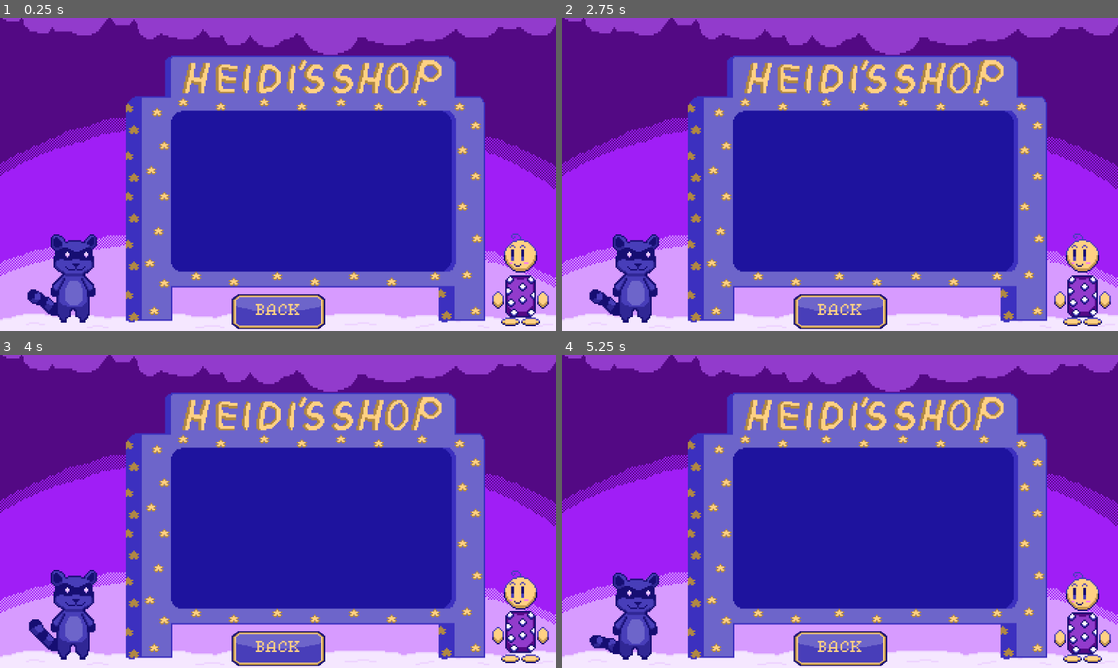
Above: before the commit, frames 1-4 (two rows, left to right).
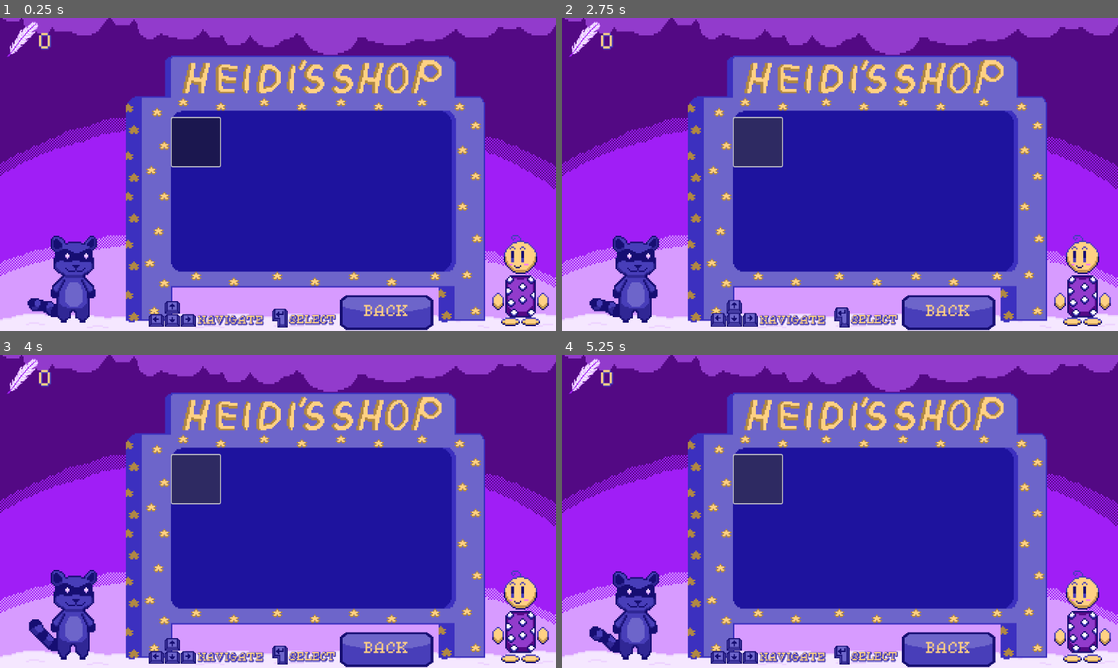
Above: after the commit, the same moments.

Repository: jacio-m/DreamRunner
Game: Godot game, scene res://HUD/shop.tscn
Same seed, same stepped clock (60 frames per second), same inputs: the game is played once before the commit and once after it. This scene is started directly instead of the project's main scene. Sound files missing from this copy of the repository are replaced by a short silence.
Inputs (mouse positions are in pixels of both pictures, inside the frame that each line leads up to):
- Up to frame 1 (0.25 s): no input
- Up to frame 2 (2.75 s): click (756, 143) at 0.52 s; hold Right (ui_right) from 1.28 s (still down); tap Up (ui_up) at 1.52, 2.27 s
- Up to frame 3 (4 s): release Right (ui_right) at 2.78 s; hold Left (ui_left) 2.78-3.53 s; hold Right (ui_right) from 3.53 s (still down); tap Up (ui_up) at 3.77 s
- Up to frame 4 (5.25 s): tap Up (ui_up) at 4.52 s; release Right (ui_right) at 5.03 s; hold Left (ui_left) from 5.03 s (still down)

The runs differ from the first frame. In frame 1, 7.1% of the frame differs, in the area x 1-99%, y 1-100%; in frame 2, 7.1%; in frame 3, 6.0%; in frame 4, 7.4%.

Commit message:
Started Shop Navigation Logic
Started implementing shop navigation for item purchases. This marks the beginning of version 0.5.

Diff:
--- a/HUD/main_menu.tscn
+++ b/HUD/main_menu.tscn
@@ -280,7 +280,7 @@
 theme_override_colors/font_shadow_color = Color(0.282353, 0.243137, 0.72549, 1)
 theme_override_constants/shadow_outline_size = 6
 theme_override_fonts/font = ExtResource("7_xudqj")
-text = "DEMO 0.4V"
+text = "DEMO 0.5V"
 
 [node name="NavigateLabel" type="Label" parent="."]
 offset_left = 161.0
--- a/HUD/shop.gd
+++ b/HUD/shop.gd
@@ -1,7 +1,13 @@
 extends Node
 
 func _ready():
-	$BackButton.grab_focus()
+	$ConfirmLabel/EnterKey.play()
+	$NavigateLabel/UpKey.play()
+	$NavigateLabel/DownKey.play()
+	$NavigateLabel/LeftKey.play()
+	$NavigateLabel/RightKey.play()
+	$FeatherLabel.text = str(GameData.feather_count)
+	$VBoxContainer/HBoxContainer2/Button.grab_focus()
 	$Heidi.play("Idle")
 	$Child.play("Idle")
 	$BackButton.pressed.connect(main_menu)
--- a/HUD/shop.tscn
+++ b/HUD/shop.tscn
@@ -15,6 +15,17 @@
 [ext_resource type="Texture2D" uid="uid://6wtaq3o10dqt" path="res://HUD/Sprites/button_focused.png" id="12_hh5en"]
 [ext_resource type="Texture2D" uid="uid://c83ieknepnjjf" path="res://HUD/Sprites/button_pressed.png" id="13_cqis4"]
 [ext_resource type="Texture2D" uid="uid://dr4fjb7r0dc2m" path="res://HUD/Sprites/button_idle.png" id="14_2wihh"]
+[ext_resource type="Texture2D" uid="uid://bsglm4e1bmhjy" path="res://Items/Sprites/feather.png" id="16_tgprg"]
+[ext_resource type="Texture2D" uid="uid://dawwcfftmwy6q" path="res://HUD/Sprites/enter_key1.png" id="17_cqis4"]
+[ext_resource type="Texture2D" uid="uid://b421tfqxeu1nq" path="res://HUD/Sprites/enter_key2.png" id="18_2wihh"]
+[ext_resource type="Texture2D" uid="uid://bjy7gr83rq5vh" path="res://HUD/Sprites/up_key1.png" id="19_i4jry"]
+[ext_resource type="Texture2D" uid="uid://c0esvier6a7uo" path="res://HUD/Sprites/up_key2.png" id="20_jju4m"]
+[ext_resource type="Texture2D" uid="uid://d34mf6363jbiy" path="res://HUD/Sprites/down_key1.png" id="21_igwu2"]
+[ext_resource type="Texture2D" uid="uid://bxajn8lrlsmlb" path="res://HUD/Sprites/down_key2.png" id="22_0ucyl"]
+[ext_resource type="Texture2D" uid="uid://bsht5i32kbgr5" path="res://HUD/Sprites/left_key1.png" id="23_2qwtp"]
+[ext_resource type="Texture2D" uid="uid://muta7pt4wbdv" path="res://HUD/Sprites/left_key2.png" id="24_se7t2"]
+[ext_resource type="Texture2D" uid="uid://c5ao607e7n5lw" path="res://HUD/Sprites/right_key1.png" id="25_10k8k"]
+[ext_resource type="Texture2D" uid="uid://dbucc47icgko4" path="res://HUD/Sprites/right_key2.png" id="26_yejor"]
 
 [sub_resource type="SpriteFrames" id="SpriteFrames_i4jry"]
 animations = [{
@@ -64,6 +75,76 @@
 
 [sub_resource type="StyleBoxTexture" id="StyleBoxTexture_2qwtp"]
 texture = ExtResource("14_2wihh")
+
+[sub_resource type="SpriteFrames" id="SpriteFrames_qyt3w"]
+animations = [{
+"frames": [{
+"duration": 1.0,
+"texture": ExtResource("17_cqis4")
+}, {
+"duration": 1.0,
+"texture": ExtResource("18_2wihh")
+}],
+"loop": true,
+"name": &"Enter Key",
+"speed": 2.0
+}]
+
+[sub_resource type="SpriteFrames" id="SpriteFrames_gxe88"]
+animations = [{
+"frames": [{
+"duration": 1.0,
+"texture": ExtResource("19_i4jry")
+}, {
+"duration": 1.0,
+"texture": ExtResource("20_jju4m")
+}],
+"loop": true,
+"name": &"Up Key",
+"speed": 2.0
+}]
+
+[sub_resource type="SpriteFrames" id="SpriteFrames_np5qj"]
+animations = [{
+"frames": [{
+"duration": 1.0,
+"texture": ExtResource("21_igwu2")
+}, {
+"duration": 1.0,
+"texture": ExtResource("22_0ucyl")
+}],
+"loop": true,
+"name": &"Down Key",
+"speed": 2.0
+}]
+
+[sub_resource type="SpriteFrames" id="SpriteFrames_yv4qy"]
+animations = [{
+"frames": [{
+"duration": 1.0,
+"texture": ExtResource("23_2qwtp")
+}, {
+"duration": 1.0,
+"texture": ExtResource("24_se7t2")
+}],
+"loop": true,
+"name": &"Left Key",
+"speed": 2.0
+}]
+
+[sub_resource type="SpriteFrames" id="SpriteFrames_qquwe"]
+animations = [{
+"frames": [{
+"duration": 1.0,
+"texture": ExtResource("25_10k8k")
+}, {
+"duration": 1.0,
+"texture": ExtResource("26_yejor")
+}],
+"loop": true,
+"name": &"Right Key",
+"speed": 2.0
+}]
 
 [node name="Shop" type="Node"]
 script = ExtResource("1_5c50q")
@@ -78,14 +159,14 @@
 scale = Vector2(3, 3)
 sprite_frames = SubResource("SpriteFrames_i4jry")
 animation = &"Idle"
-frame_progress = 0.182372
+frame_progress = 0.802761
 
 [node name="Child" type="AnimatedSprite2D" parent="."]
 position = Vector2(1077, 542)
 scale = Vector2(3, 3)
 sprite_frames = SubResource("SpriteFrames_jju4m")
 animation = &"Idle"
-frame_progress = 0.246379
+frame_progress = 0.866787
 flip_h = true
 
 [node name="Cloud" type="Sprite2D" parent="."]
@@ -99,10 +180,10 @@
 anchor_top = 0.5
 anchor_right = 0.5
 anchor_bottom = 0.5
-offset_left = -96.0
-offset_top = 209.0
-offset_right = 98.0
-offset_bottom = 354.0
+offset_left = 128.0
+offset_top = 211.0
+offset_right = 322.0
+offset_bottom = 356.0
 grow_horizontal = 2
 grow_vertical = 2
 mouse_filter = 2
@@ -115,3 +196,86 @@
 theme_override_styles/pressed = SubResource("StyleBoxTexture_0ucyl")
 theme_override_styles/normal = SubResource("StyleBoxTexture_2qwtp")
 text = "BACK"
+
+[node name="FeatherCount" type="Sprite2D" parent="."]
+position = Vector2(45.6, 43.6)
+scale = Vector2(1.3, 1.3)
+texture = ExtResource("16_tgprg")
+
+[node name="FeatherLabel" type="Label" parent="."]
+offset_left = 80.6
+offset_top = 30.6
+offset_right = 196.6
+offset_bottom = 85.6
+theme_override_colors/font_color = Color(1, 0.819608, 0.513726, 1)
+theme_override_colors/font_shadow_color = Color(0.282353, 0.243137, 0.72549, 1)
+theme_override_constants/shadow_outline_size = 6
+theme_override_fonts/font = ExtResource("11_5qbqv")
+theme_override_font_sizes/font_size = 40
+text = "num"
+
+[node name="ConfirmLabel" type="Label" parent="."]
+offset_left = 599.0
+offset_top = 615.0
+offset_right = 674.0
+offset_bottom = 640.0
+scale = Vector2(1.3, 1.3)
+theme_override_colors/font_color = Color(1, 0.819608, 0.513726, 1)
+theme_override_colors/font_shadow_color = Color(0.282353, 0.243137, 0.72549, 1)
+theme_override_constants/shadow_outline_size = 6
+theme_override_fonts/font = ExtResource("11_5qbqv")
+text = "SELECT"
+
+[node name="EnterKey" type="AnimatedSprite2D" parent="ConfirmLabel"]
+position = Vector2(-14.6154, 3.84615)
+sprite_frames = SubResource("SpriteFrames_qyt3w")
+animation = &"Enter Key"
+
+[node name="VBoxContainer" type="VBoxContainer" parent="."]
+custom_minimum_size = Vector2(580, 0)
+offset_left = 356.0
+offset_top = 207.0
+offset_right = 936.0
+offset_bottom = 525.0
+focus_mode = 2
+
+[node name="HBoxContainer2" type="HBoxContainer" parent="VBoxContainer"]
+custom_minimum_size = Vector2(0, 50)
+layout_mode = 2
+focus_mode = 2
+
+[node name="Button" type="Button" parent="VBoxContainer/HBoxContainer2"]
+custom_minimum_size = Vector2(100, 100)
+layout_mode = 2
+
+[node name="NavigateLabel" type="Label" parent="."]
+offset_left = 410.0
+offset_top = 616.0
+offset_right = 515.0
+offset_bottom = 639.0
+scale = Vector2(1.3, 1.3)
+theme_override_colors/font_color = Color(1, 0.819608, 0.513726, 1)
+theme_override_colors/font_shadow_color = Color(0.282353, 0.243137, 0.72549, 1)
+theme_override_constants/shadow_outline_size = 6
+theme_override_fonts/font = ExtResource("11_5qbqv")
+text = "NAVIGATE"
+
+[node name="UpKey" type="AnimatedSprite2D" parent="NavigateLabel"]
+position = Vector2(-40.7693, -13.8462)
+sprite_frames = SubResource("SpriteFrames_gxe88")
+animation = &"Up Key"
+
+[node name="DownKey" type="AnimatedSprite2D" parent="NavigateLabel"]
+position = Vector2(-40.7693, 6.92307)
+sprite_frames = SubResource("SpriteFrames_np5qj")
+animation = &"Down Key"
+
+[node name="LeftKey" type="AnimatedSprite2D" parent="NavigateLabel"]
+position = Vector2(-66.1539, 6.92308)
+sprite_frames = SubResource("SpriteFrames_yv4qy")
+animation = &"Left Key"
+
+[node name="RightKey" type="AnimatedSprite2D" parent="NavigateLabel"]
+position = Vector2(-15.3846, 6.92308)
+sprite_frames = SubResource("SpriteFrames_qquwe")
+animation = &"Right Key"
Not shown: 1 places in HUD/shop.tscn that only renumber resources
